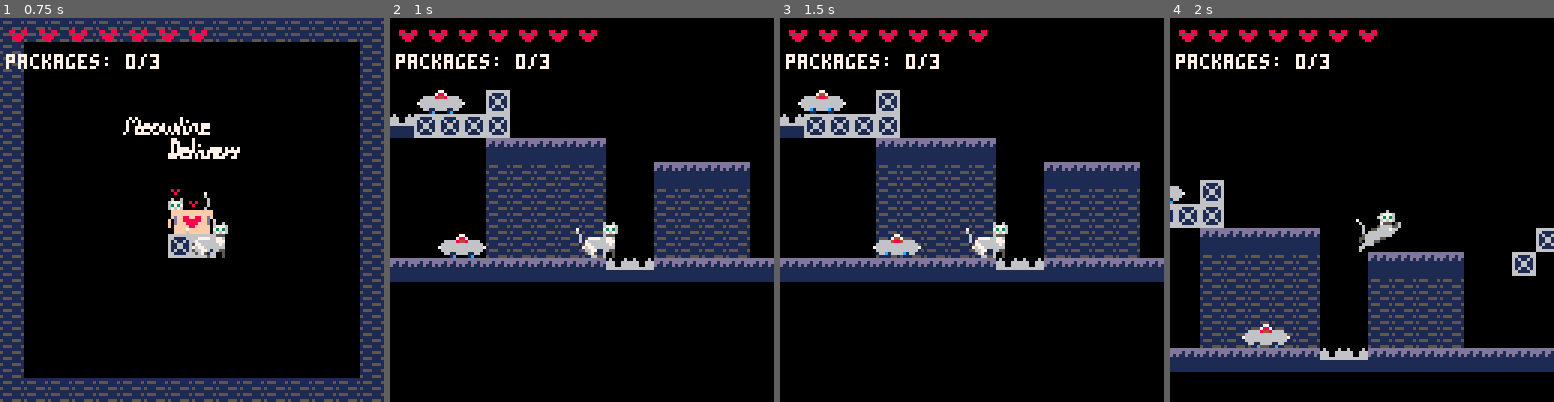
Above: before the commit, frames 1-4 (left to right).
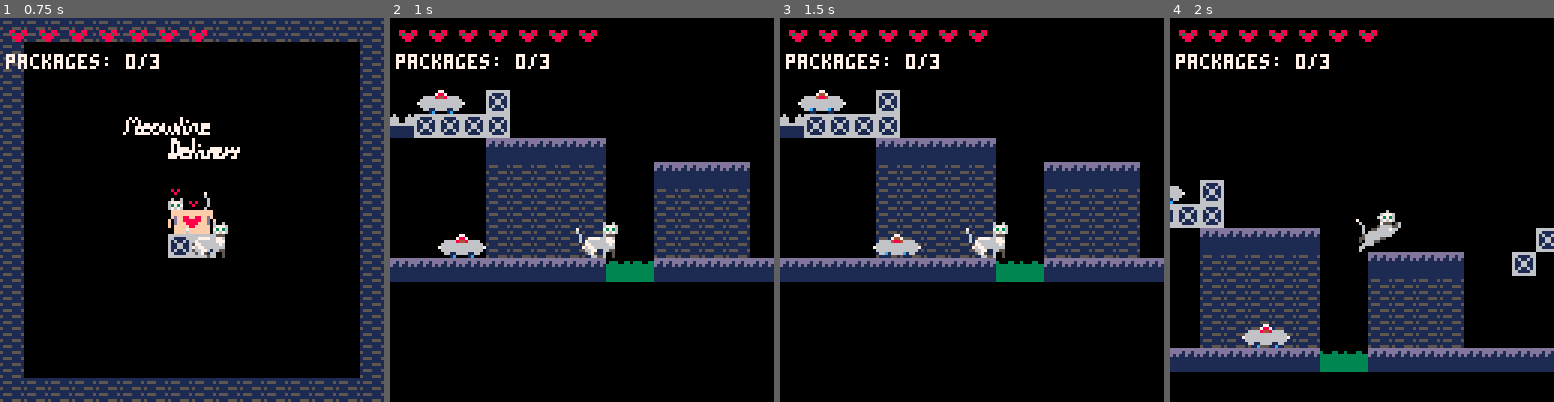
Above: after the commit, the same moments.

Repository: salvadorvanoli/MeowlineDelivery
Game: PICO-8 cartridge meowline.p8
The game is run twice, just before and just after one commit, with the same random seed, the same clock (stepped at 60 frames per second) and the same inputs.
Inputs:
- Up to frame 1 (0.75 s): tap X (X key) at 0.33 s; tap O (Z key) at 0.7 s
- Up to frame 2 (1 s): no input
- Up to frame 3 (1.5 s): tap X (X key) at 1.07 s
- Up to frame 4 (2 s): hold Right from 1.6 s (still down); tap O (Z key) at 1.7 s; tap X (X key) at 1.85 s

Frame 1 is identical in both runs. In frame 2, 0.7% of the frame differs, in the area x 56-69%, y 62-69%; in frame 3, 0.7%; in frame 4, 0.7%.

Commit message:
Creados nuevos bloques y un bloque con animación: el bloque de agua, de tipo dañino

Diff:
--- a/meowline.p8
+++ b/meowline.p8
@@ -55,9 +55,16 @@
 meow_radius = 64    -- Radio de 8 bloques (8 * 8 = 64 pixeles)
 
 -- Indice del sprite solido (suelo)
-platform_sprites = { 64 } -- Bloques de plataforma (solo solidos desde arriba)
-solid_sprites = { 66 } -- Bloques totalmente solidos (desde todos los lados)
-damage_sprites = { 67 } -- Bloques que danan al jugador
+platform_sprites = { 64, 71 } -- Bloques de plataforma (solo solidos desde arriba)
+solid_sprites = { 66, 72 } -- Bloques totalmente solidos (desde todos los lados)
+damage_sprites = { 67, 69, 70 } -- Bloques que danan al jugador
+
+-- Sistema de animacion de bloques
+animated_blocks = {}
+
+-- Bloque de agua (sprites 69 y 70)
+block_timer = 0
+block_animation_speed = 20
 
 -- Sistema de checkpoints
 checkpoints = {}
@@ -370,6 +377,7 @@
     spawn_enemies_from_map()
     spawn_checkpoints_from_map()
     spawn_doors_from_map()
+    find_animated_blocks()
 end
 
 -- Funcion para escanear el mapa y crear enemigos (por ahora solo roombas)
@@ -488,6 +496,19 @@
     end
 end
 
+function find_animated_blocks()
+    animated_blocks = {} -- limpiar array existente
+
+    -- Escanear todo el mapa buscando bloques de agua (sprite 69)
+    for mx = 0, 127 do
+        for my = 0, 31 do
+            if mget(mx, my) == 69 then
+                add(animated_blocks, {x = mx, y = my, original_sprite = 69})
+            end
+        end
+    end
+end
+
 -->8
 -- Funciones de dibujo
 
@@ -855,6 +876,7 @@
     -- Actualizar todos los enemigos
     update_roombas()
     update_rats()
+    update_animated_blocks()
 end
 
 -- Funcion para actualizar las roombas
@@ -957,6 +979,26 @@
     end
 end
 
+function update_animated_blocks()
+
+    -- Bloque de agua
+    block_timer += 1
+
+    if block_timer >= block_animation_speed then
+        block_timer = 0
+
+        -- Alternar entre sprites 69 y 70 para todos los bloques de agua
+        for block in all(animated_blocks) do
+            local current_sprite = mget(block.x, block.y)
+            if current_sprite == 69 then
+                mset(block.x, block.y, 70)  -- Cambiar a frame 2
+            elseif current_sprite == 70 then
+                mset(block.x, block.y, 69)  -- Cambiar a frame 1
+            end
+        end
+    end
+end
+
 -- Funcion para actualizar el estado de menu
 function update_menu()
     -- Posicionar jugador en la zona del menu
@@ -968,7 +1010,7 @@
     player.is_walking = false
 
     -- Solo responder al boton de salto para empezar
-    if btnp(4) then -- Z button
+    if btnp(4) then -- Tecla Z
         game_state = "playing"
         player.x = game_start_zone.x
         player.y = game_start_zone.y
@@ -976,6 +1018,7 @@
         current_checkpoint = nil
         score = 0
         checkpoint_animation.active = false
+        block_timer = 0
         _init()
     end
 end
@@ -1043,14 +1086,14 @@
 0666666666666660e5555555e7777777e66666660000014444100000000000000000000000000000000000000000000000000000000000000000000000000000
 00661166661166000055555000777770006666600000001551000000000000000000000000000000000000000000000000000000000000000000000000000000
 00001c00001c00000051051000760760007607600000000110000000000000000000000000000000000000000000000000000000000000000000000000000000
-dddddddd111111116666666606000060555555550000000000000000555555550000000000000000000000000000000000000000000000000000000000000000
-dd1dd1dd155511156611116666600666533355530333003330003300555555550000000000000000000000000000000000000000000000000000000000000000
-d11d11d1111111116161161666600666555555553333333333333333555555550000000000000000000000000000000000000000000000000000000000000000
-11111111511155516116611666666666355533353333333333333333555555550000000000000000000000000000000000000000000000000000000000000000
-11111111111111116116611611111111555555553333333333333333555555550000000000000000000000000000000000000000000000000000000000000000
-11111111155511156161161611111111533355533333333333333333666666660000000000000000000000000000000000000000000000000000000000000000
-11111111111111116611116611111111555555553333333333333333565665650000000000000000000000000000000000000000000000000000000000000000
-11111111511155516666666611111111355533353333333333333333666666660000000000000000000000000000000000000000000000000000000000000000
+dddddddd111111116666666606000060555555550000000000000000666666661111111100000000000000000000000000000000000000000000000000000000
+dd1dd1dd155511156611116666600666533355530333003330003300563665635335353500000000000000000000000000000000000000000000000000000000
+d11d11d1111111116161161666600666555555553333333333333333666666665535553300000000000000000000000000000000000000000000000000000000
+11111111511155516116611666666666355533353333333333333333355533355555555300000000000000000000000000000000000000000000000000000000
+11111111111111116116611611111111555555553333333333333333555555555355335500000000000000000000000000000000000000000000000000000000
+11111111155511156161161611111111533355533333333333333333533355535335535500000000000000000000000000000000000000000000000000000000
+11111111111111116611116611111111555555553333333333333333555555555555535300000000000000000000000000000000000000000000000000000000
+11111111511155516666666611111111355533353333333333333333355533353355555300000000000000000000000000000000000000000000000000000000
 00000000000000000808000000000000444444440000000000000000000000000000000000000000000000000000000000000000000000000000000000000000
 08080000000000000080000000000000446666440000000000000000000000000000000000000000000000000000000000000000000000000000000000000000
 00800000000070000000000000007000466cc6640000000000000000000000000000000000000000000000000000000000000000000000000000000000000000
@@ -1149,6 +1192,6 @@
 0000000040404040400000000000000000004242000000000000000000000000004242000000000000000000000000000000000000000000000000000000000000000000000000000000000000000000000000000000000000000000000000000000000000000000000000000000000000000000000000000000000000000000
 0000000041414141410000404040400000420000000000000000000000006000004242000064000000000000000000000000000000000000000000000000000000000000000000000000000000000000000000000000000000000000000000000000000000000000000000000000000000000000000000000000000000000000
 0000000041414141410000414141410000000000000000000064000000424242424242424242424200002223242223000000000000000042000000000000000000000000000000000000000000000000000000000000000000000000000000000000000000000000000000000000000000000000000000000000000000000000
-0000000041414141410000414141410000000000000000004242420000424242424242424242424242424242424242424242434343434342000000000000000000000000000000000000000000000000000000000000000000000000000000000000000000000000000000000000000000000000000000000000000000000000
+0000000041414141410000414141410000000000000000004242420000424242424242424242424242424242424242424242454545454542000000000000000000000000000000000000000000000000000000000000000000000000000000000000000000000000000000000000000000000000000000000000000000000000
 0020000041414141410000414141410000000000000000000000000000424242424242424242420000000000000000000000424242424200000000000000000000000000000000000000000000000000000000000000000000000000000000000000000000000000000000000000000000000000000000000000000000000000
-4040404040404040404343404040404040404040404043434343434343424242424242424242420000000000000000000000000000000000000000000000000000000000000000000000000000000000000000000000000000000000000000000000000000000000000000000000000000000000000000000000000000000000
+4040404040404040404545404040404040404040404043434343434343424242424242424242420000000000000000000000000000000000000000000000000000000000000000000000000000000000000000000000000000000000000000000000000000000000000000000000000000000000000000000000000000000000
